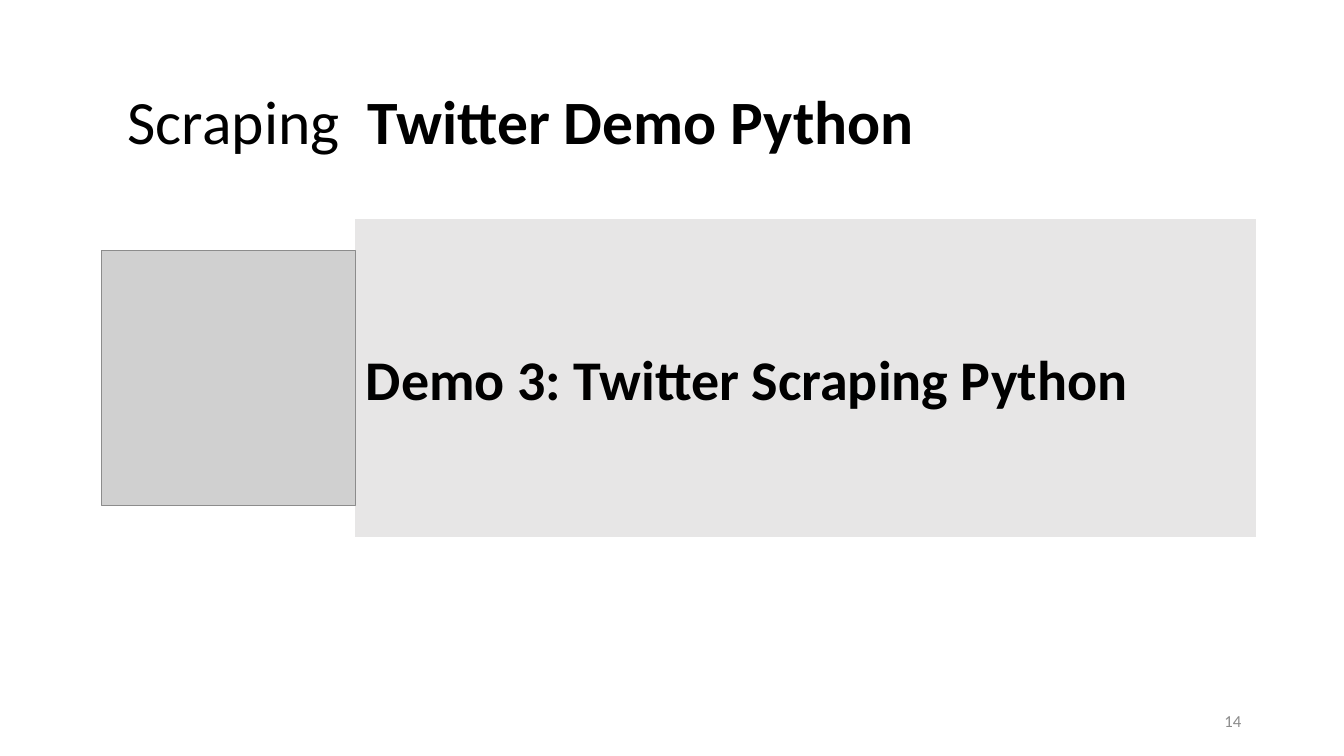
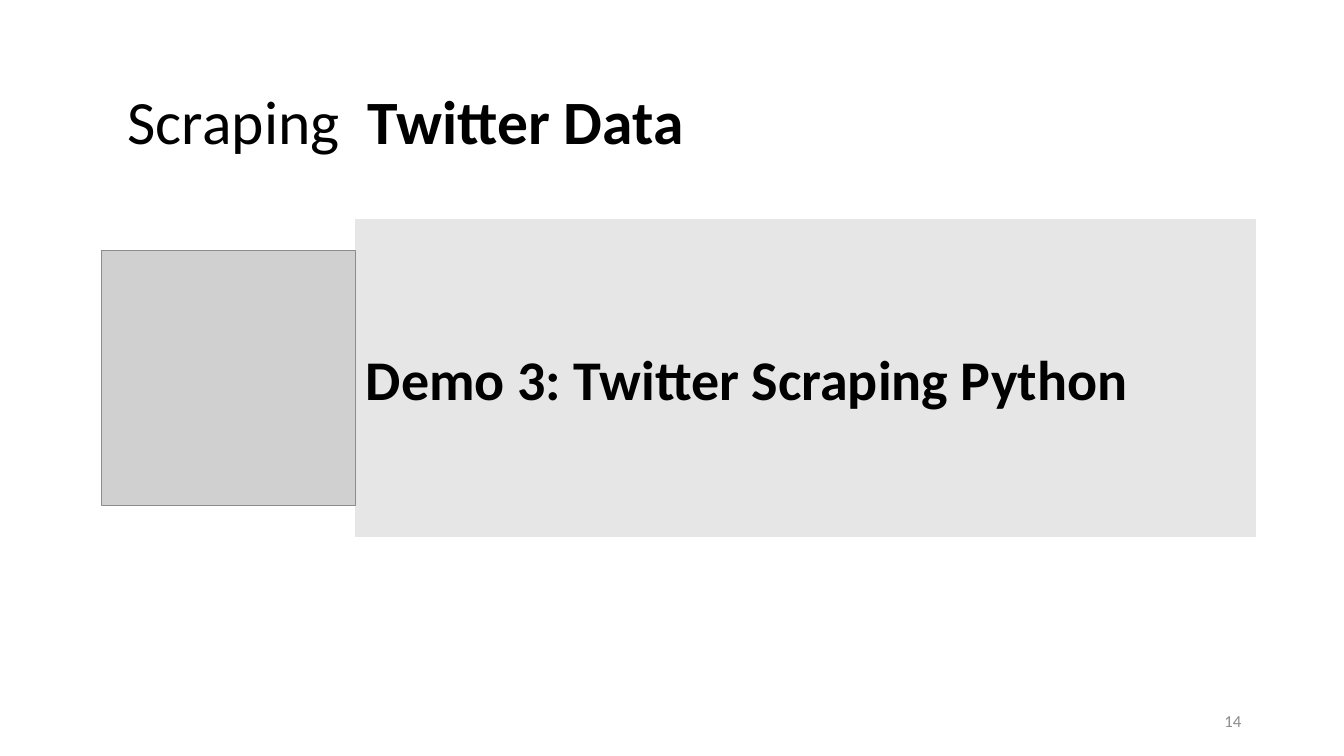
Before and after one commit to lisa-wm/consulting, a slide deck: slide 14 of 5_seminar/Contents_Part_02/slides/slides_II_1.pptx. Drawn at 1344x756 pixels with LibreOffice and Linux fonts; fonts in the diff are those of the drawing; grey boxes stand for pictures. Boxes give left, top, right and bottom in pixels: in the first picture for what was removed or moved away, otherwise in the second. Text is boxed around its words. In the diff, an @@ line names an element or a change of style, - is before the commit and + after.

```diff
--- a/5_seminar/Contents_Part_02/slides/slides_II_1.pptx
+++ b/5_seminar/Contents_Part_02/slides/slides_II_1.pptx
@@ title at (128, 100, 684, 155): text changed @@
-Scraping Twitter Demo Python
+Scraping Twitter Data
```
Also in this commit, not shown: 6 other slides changed, 5 other files.
